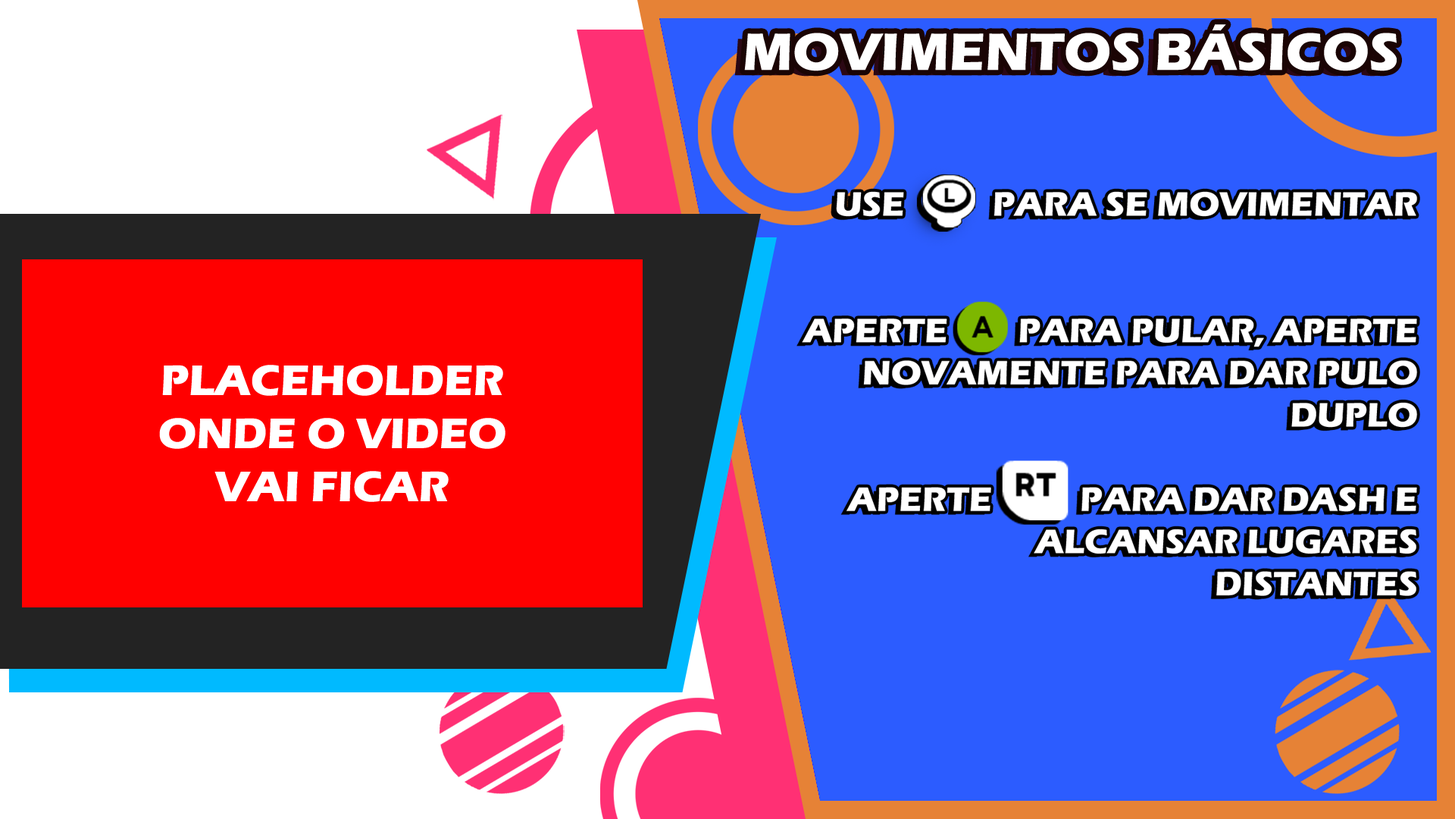
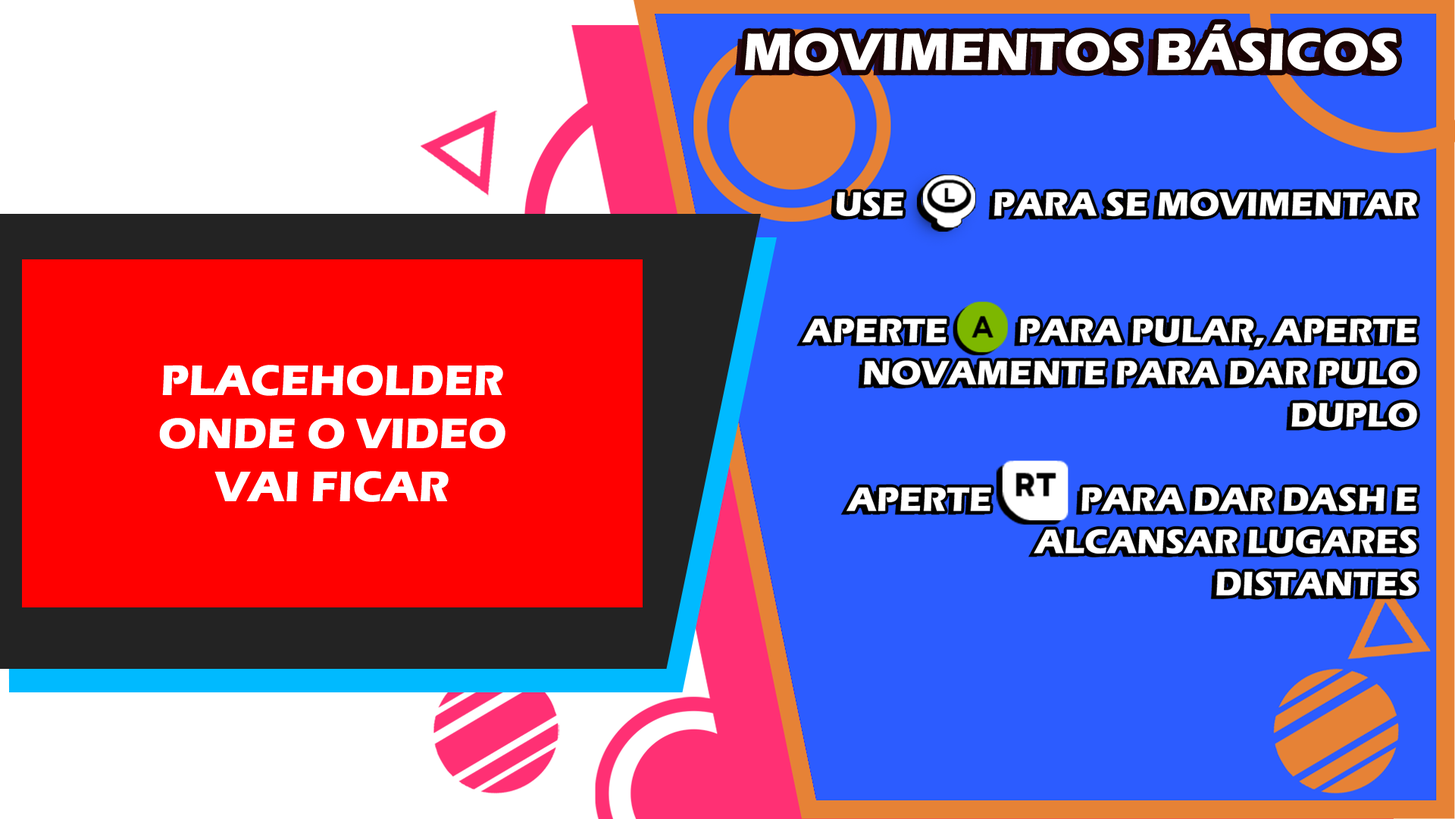
Layer changes from the first (1455, 819) image to the second:
painted on "Triângulo 1" over (420, 0, 1455, 819)
